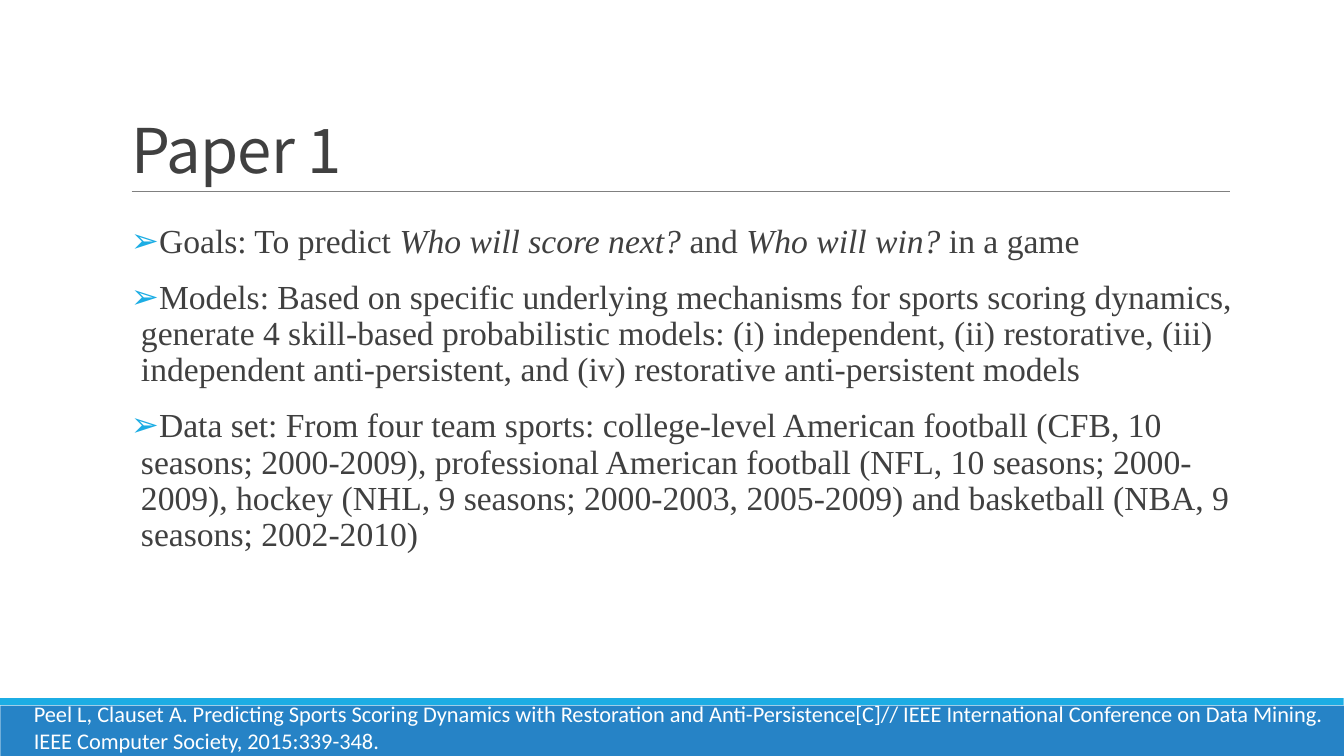
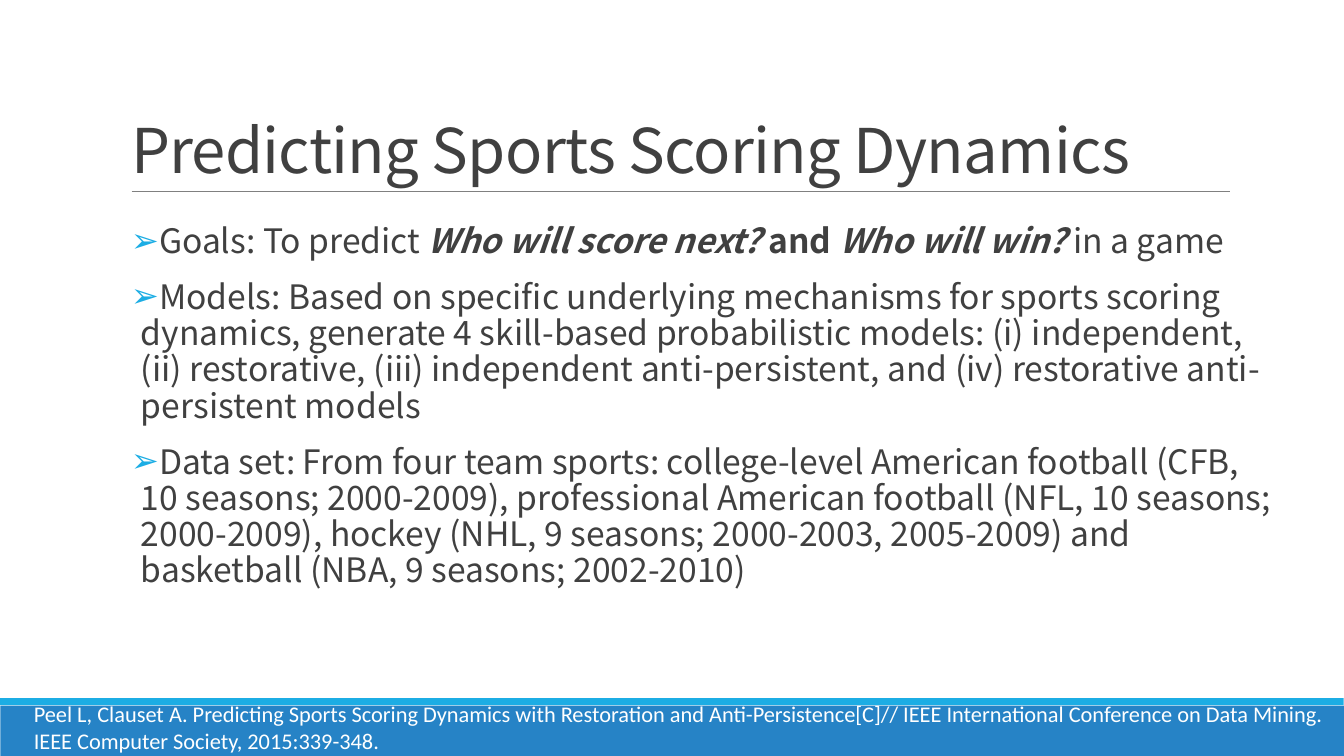
Before and after one commit to FindNorthStar/DataMining, a slide deck: slide 2 of homework_1/Luck is Hard to Beat The Difficulty of Sports Prediction.pptx. Drawn at 1344x756 pixels with LibreOffice and Linux fonts; fonts in the diff are those of the drawing. Boxes give left, top, right and bottom in pixels: in the first picture for what was removed or moved away, otherwise in the second. Text is boxed around its words. In the diff, an @@ line names an element or a change of style, - is before the commit and + after.

Commit message:
update the ppt (paper1 & paper 2)

```diff
--- a/homework_1/Luck is Hard to Beat The Difficulty of Sports Prediction.pptx
+++ b/homework_1/Luck is Hard to Beat The Difficulty of Sports Prediction.pptx
@@ title at bbox=[131, 124, 1130, 189]: text changed @@
-Paper 1
+Predicting Sports Scoring Dynamics
@@ text "Goals: To predict Who will ..." at bbox=[141, 225, 1271, 589]: font Times New Roman to Noto Sans CJK SC; bold on in "Who will score next? and Who will ..." @@
```
Also in this commit, not shown: 5 other slides changed.
